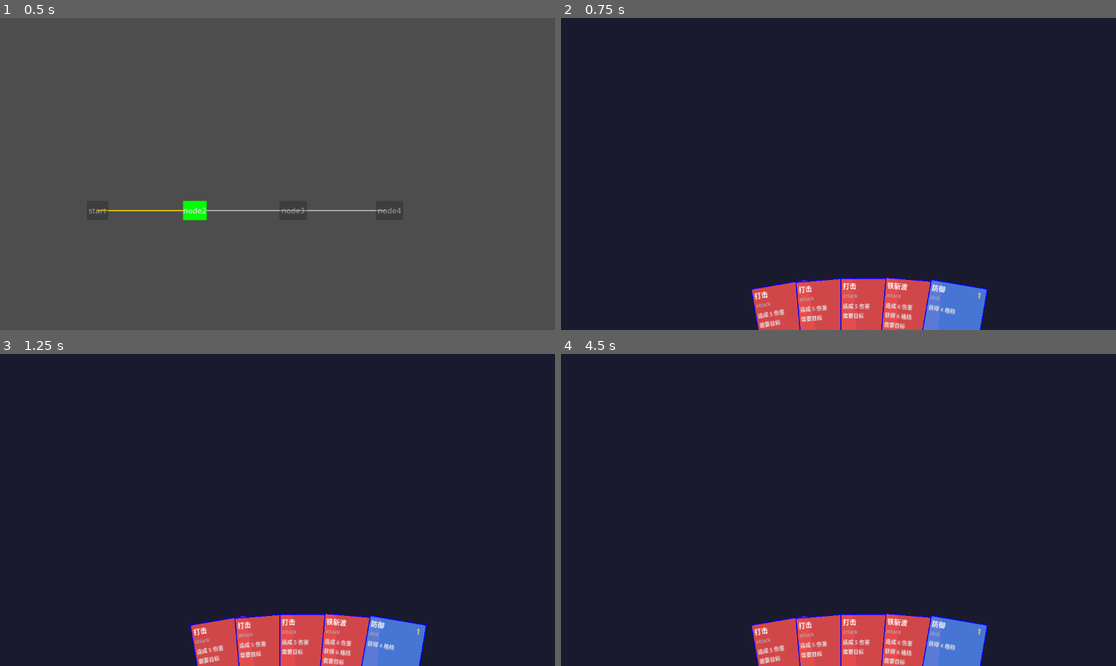
Above: before the commit, frames 1-4 (two rows, left to right).
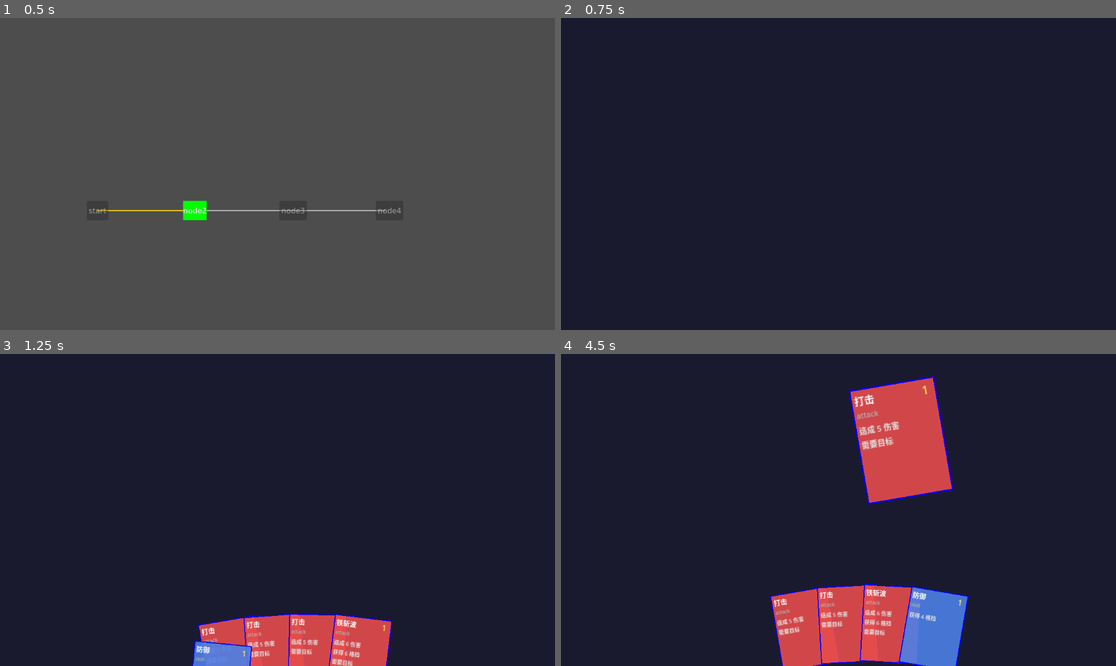
Above: after the commit, the same moments.

Repository: FiveMarksCoding/CardGame
Game: Godot game, scene res://scenes/Main.tscn
Same seed, same stepped clock (60 frames per second), same inputs: the game is played once before the commit and once after it.
Inputs (mouse positions are in pixels of both pictures, inside the frame that each line leads up to):
- Up to frame 1 (0.5 s): no input
- Up to frame 2 (0.75 s): click "node2" at 0.5 s
- Up to frame 3 (1.25 s): no input
- Up to frame 4 (4.5 s): click "node3" at 1.25 s; click "node3" at 2 s; click "node3" at 2.75 s; tap Enter at 3.5 s; drag from (783, 656) to (894, 441) at 3.52 s; click "node3" at 4.25 s

Frame 1 is identical in both runs. In frame 2, 6.6% of the frame differs, in the area x 34-77%, y 83-100%; in frame 3, 3.7%; in frame 4, 12%, in the area x 34-77%, y 7-100%.

Commit message:
抽牌！手牌ui完善和动画完善

Diff:
--- a/card-game/scripts/battle/CardUI.gd
+++ b/card-game/scripts/battle/CardUI.gd
@@ -14,6 +14,8 @@
 var is_hovered: bool=0;
 #卡牌使用双层 Control,外层负责交互，内层负责渲染
 var _inner: Control;
+# 碰撞箱
+var hitbox: ColorRect;
 # 鼠标悬停状态信号
 signal hover_entered(card: BattleCardUI);
 signal hover_exited(card: BattleCardUI);
@@ -118,7 +120,8 @@
 	size=Vector2(BASE_WIDTH,BASE_HEIGHT);
 	mouse_filter=Control.MOUSE_FILTER_STOP;
 	# 卡牌碰撞箱
-	var hitbox=ColorRect.new()
+	hitbox=ColorRect.new()
+	hitbox.name="hitbox";
 	hitbox.color=Color(0,0,0,0);
 	hitbox.size=Vector2(BASE_WIDTH,BASE_HEIGHT);
 	hitbox.mouse_filter=Control.MOUSE_FILTER_STOP;
@@ -126,8 +129,15 @@
 	# 信号
 	hitbox.mouse_entered.connect(_on_mouse_entered);
 	hitbox.mouse_exited.connect(_on_mouse_exited);
+	hitbox.gui_input.connect(_on_hitbox_gui_input)
 	#print("CardUI _ready 被调用，mouse_filter=",mouse_filter);
 	#print("CardUI _ready 被调用");
+# 通过节点名称查找 hitbox
+func set_interactive(enabled: bool):
+	for i in get_children():
+		if (i is ColorRect) && (i.name == "hitbox"):
+			i.mouse_filter=Control.MOUSE_FILTER_STOP if enabled else Control.MOUSE_FILTER_IGNORE;
+			break;
 # 选中 / 取消选中
 func select_card() -> void:
 	if is_selected:
@@ -167,11 +177,16 @@
 	return is_hovered
 # 飞向目标。中国人能飞
 func fly_to (pos1:Vector2,time: float=0.3,callback: Callable=Callable()):
+	var tree=get_tree();
+	if !tree:
+		print("fly_to: 树不存在，无法继续");
+		return;
 	var p=get_parent();
+	var current_global=global_position  # 记录当前位置
 	if p:
 		p.remove_child(self);
-		get_tree().root.add_child(self);
-	global_position=get_global_mouse_position()-(size/2);
+	tree.root.add_child(self);
+	global_position=current_global;  # 恢复位置
 	var tween=create_tween();
 	tween.set_ease(Tween.EASE_OUT);
 	tween.set_trans(Tween.TRANS_QUINT);
@@ -179,20 +194,20 @@
 	if callback!=Callable():
 		tween.tween_callback(callback);
 # 拖拽
-func _gui_input (event: InputEvent):
-	if (event is InputEventMouseButton) && (event.button_index==MOUSE_BUTTON_LEFT):
+func _on_hitbox_gui_input(event: InputEvent):
+	if (event is InputEventMouseButton) and (event.button_index == MOUSE_BUTTON_LEFT):
 		if event.pressed:
-			is_dragging=1;
-			drag_start=get_global_mouse_position();
-		var tween=create_tween();
-		tween.tween_property(_inner,"scale",Vector2(1.1,1.1),0.1);
-	else:
-		if is_dragging:
-			var pos=get_global_mouse_position();
-			var hand_container=get_parent();
-			if hand_container && hand_container.has_method("try_play_card"):
-				hand_container.try_play_card(self,pos);
-			is_dragging=0;
+			is_dragging = true
+			drag_start = get_global_mouse_position()
+			var tween = create_tween()
+			tween.tween_property(_inner, "scale", Vector2(1.1, 1.1), 0.1)
+		else:
+			if is_dragging:
+				var pos = get_global_mouse_position()
+				var hand_container = get_parent()
+				if hand_container and hand_container.has_method("try_play_card"):
+					hand_container.try_play_card(self, pos)
+				is_dragging = false
 func _process(delta: float):
 	if is_dragging:
 		global_position=get_global_mouse_position()-(size/2);
@@ -205,4 +220,3 @@
 	tween.set_ease(Tween.EASE_IN);
 	tween.tween_property(self,"global_position",end_pos,0.15);
 	tween.parallel().tween_property(self, "modulate",Color(1,1,1,0),0.15);
-	tween.tween_callback(queue_free);
--- a/card-game/scripts/battle/HandContainer.gd
+++ b/card-game/scripts/battle/HandContainer.gd
@@ -13,6 +13,7 @@
 const SCATTER_OFFSET_RIGHT=90.0;     # 右撤退距离
 const MAX_ANGLE_DEG=15.0;   	# 最大倾斜角度（弧度）
 const EXIT_DELAY: float=0.5  # 延迟时间（秒）
+const HAND_MOVE_TIME=0.4  #打出牌后手牌排列速度
 
 var hands: Array[BattleCardUI]=[];
 var base_positions: Array[Vector2]=[];  # 存储每张牌的基准位置
@@ -21,6 +22,8 @@
 var is_hovering: bool=0;  # 是否在手牌区域内
 var current_y_offset: float=0.0;
 var current_x_offsets: Array[float]=[];  # 每张牌独立的水平偏移
+var t_pos: Array[Vector2]=[];  # 存储计算好的目标位置
+var t_rot: Array[float]=[];      # 方向
 
 func _ready ():
 	mouse_filter=Control.MOUSE_FILTER_IGNORE;
@@ -37,25 +40,23 @@
 			return p.get_node("BattleManager") as BattleManager;
 		p=p.get_parent();
 	return null;
-func _add_test_cards ():
-	var copydeck=GameState.player_deck;
-	for i in range(min(5,copydeck.size())):
-		var card_data=copydeck[i];
-		var card_ui=BattleCardUI.new();
-		card_ui.setup(card_data);
-		card_ui.hover_entered.connect(_on_card_hover_entered);
-		card_ui.hover_exited.connect(_on_card_hover_exited);
-		card_ui.hand_hover_entered.connect(_on_hand_hover_entered)
-		card_ui.hand_hover_exited.connect(_on_hand_hover_exited)
-		add_child(card_ui);
-		hands.append(card_ui);
-	_arrange_cards();
-#排列卡牌
+func _add_test_cards():
+	# 延迟 0.2 秒后开始抽牌，让玩家看到起始状态
+	await get_tree().create_timer(0.2).timeout
+	for i in range(5):
+		_draw_one_card()
+		await get_tree().create_timer(0.1).timeout  # 每张牌间隔 0.15 秒
+#排列卡牌（只计算）
 func _arrange_cards ():
 	var n=hands.size();
 	if n==0:
+		base_positions.clear();
+		t_pos.clear();
+		t_rot.clear();
 		return;
 	base_positions.clear();
+	t_pos.clear();
+	t_rot.clear();
 	var total_width=n*CARD_WIDTH+(n-1)*MAX_CARD_SPACING;
 	var start_x=(size.x-total_width)/2.0;
 	var y_offset=CARD_y;
@@ -72,11 +73,12 @@
 		var y=y_offset-arc_offset;  # arc_offset 为正，所以向上偏移
 		# 旋转角度
 		var rot=t*ROT_MAX;
-		var pos=Vector2(x, y);
-		card.position=pos;
-		card.rotation=rot;
-		card.size=Vector2(CARD_WIDTH,CARD_HEIGHT);
-		base_positions.append(pos);
+		base_positions.append(Vector2(x,y));
+		t_pos.append(Vector2(x, y));
+		t_rot.append(rot);
+	_apply_card_positions();
+func _apply_card_pos():
+	_apply_card_positions(true);
 func _calculate_rotation(index: int, total: int) -> float:
 	if total <= 1:
 		return 0.0
@@ -97,7 +99,7 @@
 		tween.tween_property(i,"scale",Vector2(scale_target,scale_target),0.15);
 # 单卡选中
 func _on_card_hover_entered(card: BattleCardUI):
-	#print("悬停: ", card.get_card_data().card_name);
+	print("悬停触发")   # ← 加这行
 	card.select_card();
 	_spread_cards(card);
 func _on_card_hover_exited(card: BattleCardUI):
@@ -132,22 +134,30 @@
 	for i in range(hands.size()):
 		current_x_offsets.append(0.0);
 	_apply_card_positions();
-func _apply_card_positions():
-	# 确保 current_x_offsets 长度与 hands 一致
+func _apply_card_positions(animate: bool = true):
+	# 确保偏移数组长度匹配
 	while current_x_offsets.size() < hands.size():
-		current_x_offsets.append(0.0);
+		current_x_offsets.append(0.0)
 	while current_x_offsets.size() > hands.size():
-		current_x_offsets.pop_back();
+		current_x_offsets.pop_back()
 
 	for i in range(hands.size()):
-		var card=hands[i];
-		var base_pos=base_positions[i]
-		var x_offset=current_x_offsets[i] if i<current_x_offsets.size() else 0.0;
-		var target_pos=Vector2(base_pos.x+x_offset,base_pos.y+current_y_offset);
-		var tween=create_tween();
-		tween.set_ease(Tween.EASE_OUT);
-		tween.set_trans(Tween.TRANS_QUINT);
-		tween.tween_property(card, "position",target_pos,0.15);
+		var card = hands[i]
+		var base_pos = base_positions[i]
+		var x_offset = current_x_offsets[i] if i < current_x_offsets.size() else 0.0
+		var target_pos = Vector2(base_pos.x + x_offset, base_pos.y + current_y_offset)
+		var target_rot = t_rot[i] if i < t_rot.size() else 0.0
+
+		if animate:
+			# 创建并执行一个 Tween 动画
+			var tween = create_tween()
+			tween.set_ease(Tween.EASE_OUT)
+			tween.set_trans(Tween.TRANS_QUINT)
+			tween.tween_property(card, "position", target_pos, 0.2)
+			tween.parallel().tween_property(card, "rotation", target_rot, 0.2)
+		else:
+			card.position = target_pos
+			card.rotation = target_rot
 func _on_hand_hover_entered():
 	hover_count+=1;
 	if hover_count==1:
@@ -169,15 +179,20 @@
 			is_hovering=0;
 			_move_cards(0.0);
 # 打牌
-func play_card (card:BattleCardUI,target: Vector2):
-	var index=hands.find(card);
+# HandContainer.gd - 修改 play_card
+func play_card (card: BattleCardUI,target: Vector2):
+	card.set_interactive(false)
+	card.select_card();
+	var index=hands.find(card)
 	if index!=-1:
 		hands.remove_at(index);
-		base_positions.remove_at(index);
-	card.fly_to(target,0.4,func():
+		#base_positions.remove_at(index);
+	_arrange_cards();
+	_apply_card_pos();
+	card.fly_to(target, 0.4, func():
 		_card_hold_awit(card);
-	);
-	_arrange_cards();
+	)
+
 # 打出后悬停，之后接别的
 func _card_hold_awit (card: BattleCardUI):
 	var tween=create_tween();
@@ -197,25 +212,24 @@
 	if bm==null:
 		print("wrong\n");
 		return ;
-	var card_data=bm._get_next_card_from_deck();
+	var card_data=bm.draw_one();
 	if card_data==null:
 		return ;
 	var card=BattleCardUI.new();
 	card.setup(card_data);
+	card.hover_entered.connect(_on_card_hover_entered);
+	card.hover_exited.connect(_on_card_hover_exited);
+	card.hand_hover_entered.connect(_on_hand_hover_entered);
+	card.hand_hover_exited.connect(_on_hand_hover_exited);
 	add_child(card);
 	hands.append(card);
 	var s_pos=Vector2(-100,720-50);
 	card.global_position=s_pos;
 	_arrange_cards();
-	var target_pos=base_positions[hands.size()-1];
-	var tween=create_tween();
-	tween.set_ease(Tween.EASE_OUT);
-	tween.set_trans(Tween.TRANS_QUINT);
-	tween.tween_property(card,"position",target_pos,0.6);
+	_apply_card_positions();
 # 弃一张牌
-# HandContainer.gd
-func discard_card(card: BattleCardUI) -> void:
-	var index=hands.find(card)
+func discard_card(card: BattleCardUI):
+	var index=hands.find(card);
 	if index==-1:
 		return ;
 	hands.remove_at(index);
@@ -228,3 +242,10 @@
 	_arrange_cards();
 	# 让卡牌播放“弃牌动画”，动画结束后自动销毁
 	card.play_discard_animation();
+
+# HandContainer.gd - 实现 try_play_card
+func try_play_card(card: BattleCardUI, mouse_pos: Vector2) -> void:
+	# 先判断鼠标是否在有效目标区域内
+	# 暂时统一用一个固定位置
+	var target = Vector2(640,150)  # 屏幕中央偏上
+	play_card(card, target)
